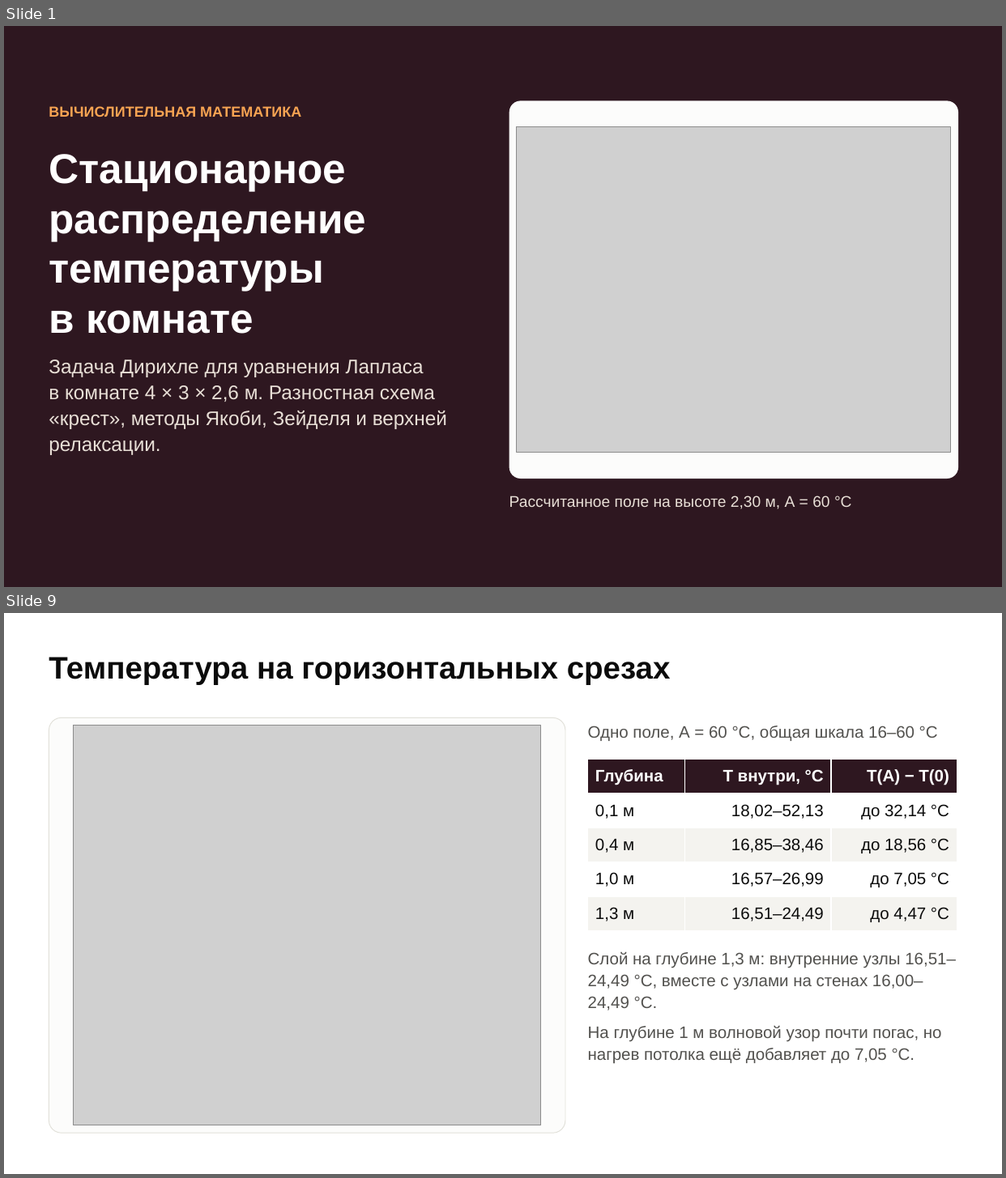
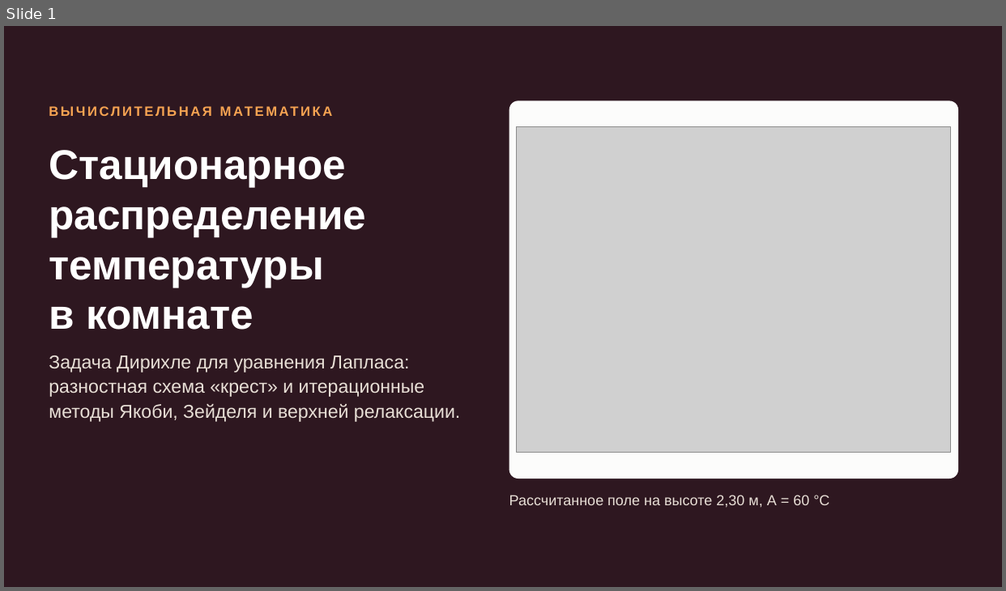
Before and after one commit to terMorel/computational-mathematics, a slide deck: PDE-Solver/presentation/PDE-Solver.pptx. Shown one above the other, each under a label of ours: slides 1 and 9 before the commit, slide 1 after it; the slides between them are not shown. The pictures are 1006x1178 and 1006x591 pixels, drawn with LibreOffice and Linux fonts; fonts in the diff are those of the drawing; grey boxes stand for pictures. Boxes give left, top, right and bottom in pixels: in the first picture for what was removed or moved away, otherwise in the second. Text is boxed around its words. In the diff, an @@ line names an element or a change of style, - is before the commit and + after.

```diff
--- a/PDE-Solver/presentation/PDE-Solver.pptx
+++ b/PDE-Solver/presentation/PDE-Solver.pptx
@@ slide 9 removed at (4, 613, 1002, 1174), background #FFFFFF @@
@@ text removed at (49, 657, 671, 685) @@
-Температура на горизонтальных срезах
@@ rounded rectangle removed at (49, 717, 565, 1133) @@
@@ picture removed at (74, 726, 541, 1126) @@
@@ text removed at (588, 726, 938, 741) @@
-Одно поле, A = 60 °C, общая шкала 16–60 °C
@@ table removed at (588, 759, 957, 931), 5 rows, 3 columns @@
-Глубина | T внутри, °C | T(A) − T(0)
-0,1 м | 18,02–52,13 | до 32,14 °C
-0,4 м | 16,85–38,46 | до 18,56 °C
-1,0 м | 16,57–26,99 | до 7,05 °C
-1,3 м | 16,51–24,49 | до 4,47 °C
@@ text removed at (588, 952, 956, 1064) @@
-Слой на глубине 1,3 м: внутренние узлы 16,51–24,49 °C, вместе с узлами на стенах 16,00–24,49 °C.
-На глубине 1 м волновой узор почти погас, но нагрев потолка ещё добавляет до 7,05 °C.
@@ slide 1 changed as well @@
@@ text "ВЫЧИСЛИТЕЛЬНАЯ МАТЕМАТИКА" at (49, 101, 491, 130): size 14 to 13 pt, letter spacing 0 to 2 pt @@
@@ text "Стационарное распределение температуры в комнате": place and size @@
-text "Стационарное распределение температуры в комнате" at (49, 154, 366, 334)
+text "Стационарное распределение температуры в комнате" at (49, 150, 366, 330)
@@ text at (49, 356, 460, 422): text changed; size 19 to 18 pt @@
-Задача Дирихле для уравнения Лапласа в комнате 4 × 3 × 2,6 м. Разностная схема «крест», методы Якоби, Зейделя и верхней релаксации.
+Задача Дирихле для уравнения Лапласа: разностная схема «крест» и итерационные методы Якоби, Зейделя и верхней релаксации.
@@ text "Рассчитанное поле на высоте 2,30 ..." at (509, 495, 829, 508): size 15 to 14 pt @@
```
Also in this commit, not shown: 3 other slides changed, 9 slides added, 7 other slides removed, 2 other files.
